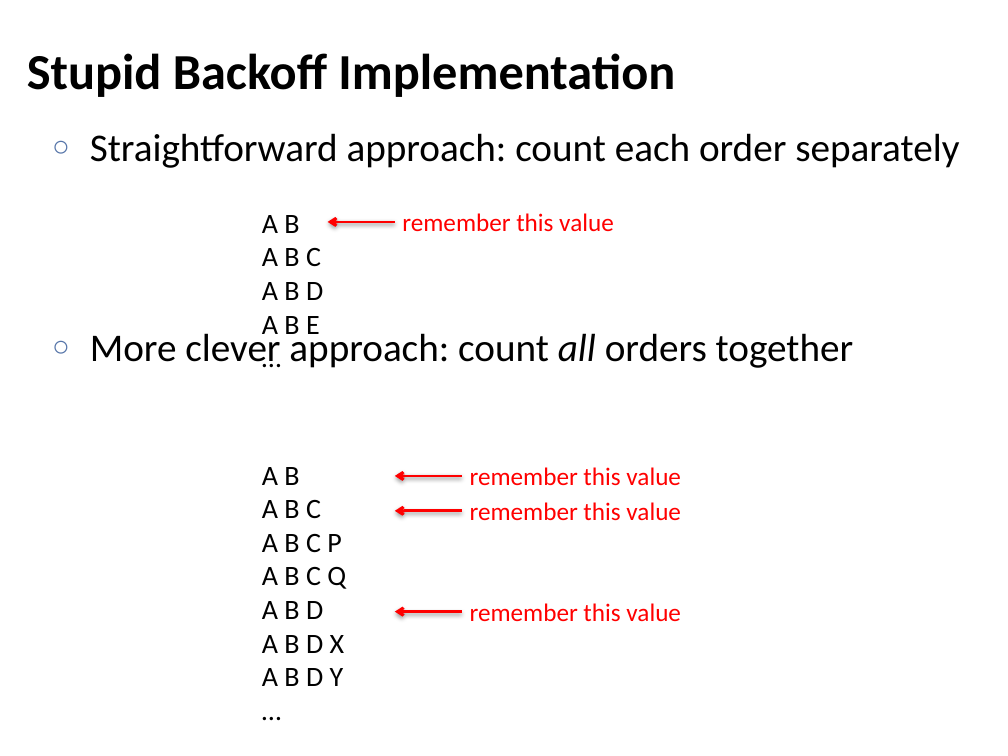
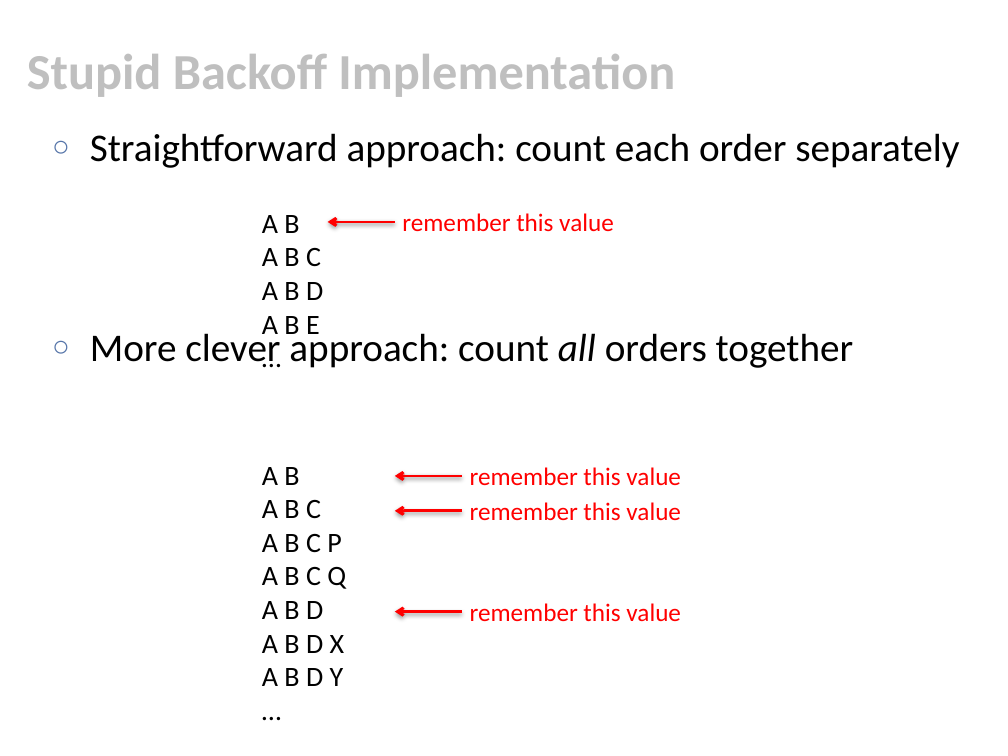
Before and after one commit to chriswjh/chriswjh.github.io, a slide deck: slide 51 of BDM/MapReduce_Algorithm.pptx. Drawn at 1008x756 pixels with LibreOffice and Linux fonts; fonts in the diff are those of the drawing. Boxes give left, top, right and bottom in pixels: in the first picture for what was removed or moved away, otherwise in the second. Text is boxed around its words. In the diff, an @@ line names an element or a change of style, - is before the commit and + after.

```diff
--- a/BDM/MapReduce_Algorithm.pptx
+++ b/BDM/MapReduce_Algorithm.pptx
@@ title "Stupid Backoff Implementation" at (27, 54, 675, 97): text colour #000000 to #BFBFBF @@
```
Also in this commit, not shown: 3 other slides changed.
